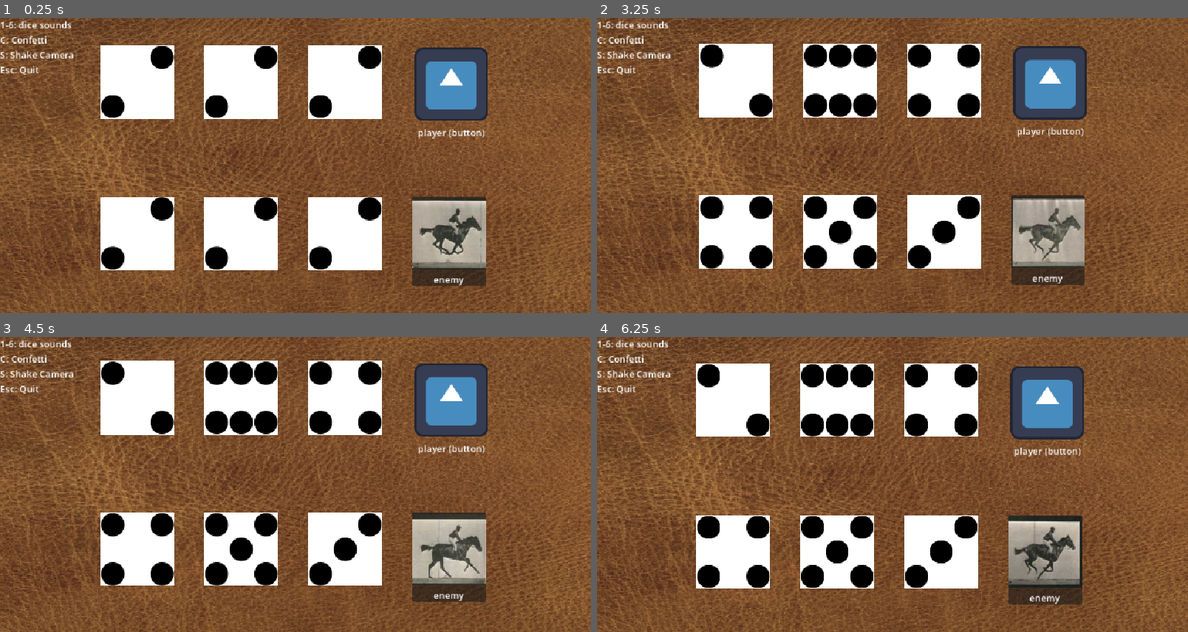
Above: before the commit, frames 1-4 (two rows, left to right).
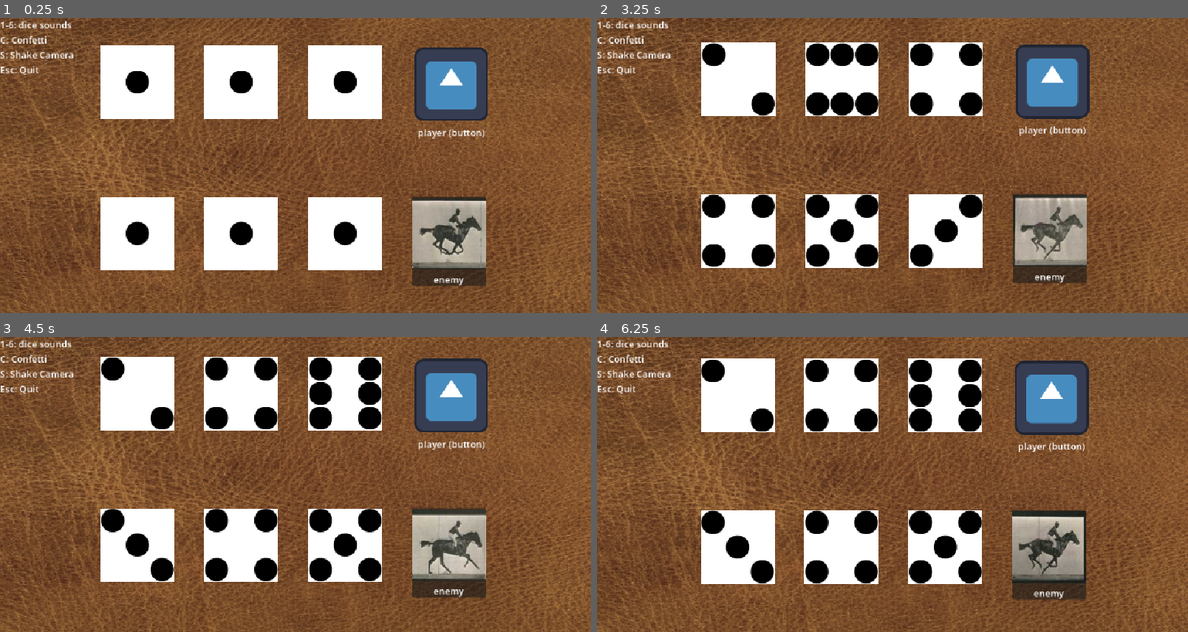
Above: after the commit, the same moments.

Repository: Alessandr-0/dice_game_demo
Game: Godot game, scene res://scenes/root.tscn
The game is run twice, just before and just after one commit, with the same random seed, the same clock (stepped at 60 frames per second) and the same inputs. The engine's default icon, where the game draws it, is replaced by a stand-in: a white triangle on a blue panel in a dark square.
Inputs (mouse positions are in pixels of both pictures, inside the frame that each line leads up to):
- Up to frame 1 (0.25 s): no input
- Up to frame 2 (3.25 s): click (1046, 82) at 0.5 s; click (1046, 82) at 1.25 s; click (1046, 82) at 2 s; move the mouse to (1022, 150) at 2.77 s; tap D (test_d) at 2.85 s; tap S (test_s) at 3.05 s
- Up to frame 3 (4.5 s): move the mouse to (177, 499) at 3.52 s; tap S (test_s) at 3.6 s; tap D (test_d) at 3.8 s; move the mouse to (354, 419) at 4.27 s; tap 1 (test_01) at 4.35 s
- Up to frame 4 (6.25 s): tap S (test_s) at 4.55, 6.05 s; move the mouse to (862, 543) at 5.02 s; tap 2 (test_02) at 5.1 s; tap D (test_d) at 5.3 s; move the mouse to (1069, 528) at 5.77 s; tap 3 (test_03) at 5.85 s

The runs differ from the first frame. In frame 1, 4.7% of the frame differs, in the area x 17-65%, y 9-86%; in frame 2, 16%; in frame 3, 20%; in frame 4, 24%, in the area x 0-100%, y 0-100%.

Commit message:
Coding
collect, sort and win conditions

Diff:
--- a/dicedemo/scenes/root.tscn
+++ b/dicedemo/scenes/root.tscn
@@ -119,15 +119,12 @@
 
 [node name="dice1" parent="CenterContainer/VBoxContainer/Row_1" unique_id=2027024641 instance=ExtResource("1_twpsu")]
 layout_mode = 2
-current_dice_result = 2
 
 [node name="dice2" parent="CenterContainer/VBoxContainer/Row_1" unique_id=622073147 instance=ExtResource("1_twpsu")]
 layout_mode = 2
-current_dice_result = 2
 
 [node name="dice3" parent="CenterContainer/VBoxContainer/Row_1" unique_id=1588113440 instance=ExtResource("1_twpsu")]
 layout_mode = 2
-current_dice_result = 2
 
 [node name="VBoxContainer" type="VBoxContainer" parent="CenterContainer/VBoxContainer/Row_1" unique_id=1801490196]
 layout_mode = 2
@@ -149,15 +146,12 @@
 
 [node name="dice4" parent="CenterContainer/VBoxContainer/Row_2" unique_id=1215050839 instance=ExtResource("1_twpsu")]
 layout_mode = 2
-current_dice_result = 2
 
 [node name="dice5" parent="CenterContainer/VBoxContainer/Row_2" unique_id=656347977 instance=ExtResource("1_twpsu")]
 layout_mode = 2
-current_dice_result = 2
 
 [node name="dice6" parent="CenterContainer/VBoxContainer/Row_2" unique_id=306961036 instance=ExtResource("1_twpsu")]
 layout_mode = 2
-current_dice_result = 2
 
 [node name="PanelContainer" type="PanelContainer" parent="CenterContainer/VBoxContainer/Row_2" unique_id=1002493943]
 custom_minimum_size = Vector2(128, 128)
--- a/dicedemo/scripts/button_juice.gd
+++ b/dicedemo/scripts/button_juice.gd
@@ -9,9 +9,9 @@
 
 
 func _ready() -> void:
-	# set pivot to bottom center
-	# TODO: uitzoeken hoe die offset werkt
-	pivot_offset = size + Vector2(0.5, 1.0)
+	# set pivot to middle (Godot 4.7!)
+	offset_transform_enabled = true
+	pivot_offset_ratio = Vector2(0.5, 0.5)
 
 	mouse_entered.connect(_on_mouse_entered)
 	mouse_exited.connect(_on_mouse_exited)
@@ -34,7 +34,7 @@
 func _on_button_down():
 	# kill the tween to prevent bugs
 	if tweeny: tweeny.kill()
-	scale = Vector2(0.9, 0.7)
+	scale = Vector2(0.8, 0.8)
 	SignalBus.si_any_button_was_pressed.emit()
 
 # When the butten isn't pressed anymore
--- a/dicedemo/scripts/dice_roll.gd
+++ b/dicedemo/scripts/dice_roll.gd
@@ -1,6 +1,6 @@
 extends Control
 
-@export var current_dice_result: int = 1
+@export var dice_result: int = 1
 
 var mat
 var random_value
@@ -13,7 +13,7 @@
 	SignalBus.connect("si_dice_rolled", _dice_roll)
 
 func _process(_delta) -> void:
-	mat.set_shader_parameter("value", current_dice_result)
+	mat.set_shader_parameter("value", dice_result)
 
 
 ## TESTING: Use keyboard input only for playtesting and debugging
@@ -27,7 +27,7 @@
 	randomize()
 	random_value = randi_range(1,6)
 	await get_tree().create_timer(0.5).timeout
-	current_dice_result = random_value
+	dice_result = random_value
 	_rotate_dice()
 
 
--- a/dicedemo/scripts/game_master.gd
+++ b/dicedemo/scripts/game_master.gd
@@ -9,7 +9,8 @@
 @export var dice_6: Control
 @export var confetti: CanvasLayer
 
-var my_defined_array: Array
+var player_array: Array[int]
+var enemy_array: Array[int]
 var my_collected_array: Array
 var my_sorted_array: Array
 
@@ -28,9 +29,11 @@
 ## TESTING: Use keyboard input only for playtesting and debugging
 func _input(_event: InputEvent) -> void:
 	if Input.is_action_just_pressed("test_d"):
-		_define_arrays()
+		_fill_player_array()
+		_fill_enemy_array()
 	if Input.is_action_just_pressed("test_s"):
-		camera_effect(2.0, 5.0)
+		camera_effect(1.0, 2.0)
+		_comparing_values_and_scoring()
 	if Input.is_action_just_pressed("test_c"):
 		if not confetti.visible:
 			_confetti()
@@ -42,29 +45,100 @@
 		get_tree().quit.call_deferred()
 
 
-## TODO: deze moet dus een arg uitspuwen dus niet void
-func _define_arrays() -> Array:
-	my_defined_array = [1,2,3]
-	print(my_defined_array)
-	_collecting_values()
-	return my_defined_array
+## CAUTION: als het maar werkt voor nu
+func _fill_player_array() -> Array:
+	player_array = [dice_1.dice_result,dice_2.dice_result,dice_3.dice_result]
+	print("unsorted P: ", player_array)
+	_sort_player_array()
+	return player_array
+
+func _fill_enemy_array() -> Array:
+	enemy_array = [dice_4.dice_result,dice_5.dice_result,dice_6.dice_result]
+	print("unsorted E: ", enemy_array)
+	_sort_enemy_array()
+	return enemy_array
 
 
-func _collecting_values() -> Array:
-	my_collected_array = my_defined_array + [4,5,4]
-	print(my_collected_array)
-	_sorting_values()
-	return my_collected_array
+func _sort_player_array() -> Array:
+	player_array.sort()
+	print("sorted P: ", player_array)
+	var p1 = player_array.get(0)
+	var p2 = player_array.get(1)
+	var p3 = player_array.get(2)
+	dice_1.dice_result = p1
+	dice_2.dice_result = p2
+	dice_3.dice_result = p3
+	return player_array
 
-
-func _sorting_values() -> Array:
-	my_sorted_array = my_collected_array + [3,2,1]
-	print(my_sorted_array)
-	return my_sorted_array
+func _sort_enemy_array() -> Array:
+	enemy_array.sort()
+	print("sorted E: ", enemy_array)
+	var e1 = enemy_array.get(0)
+	var e2 = enemy_array.get(1)
+	var e3 = enemy_array.get(2)
+	dice_4.dice_result = e1
+	dice_5.dice_result = e2
+	dice_6.dice_result = e3
+	return enemy_array
 
 
 func _comparing_values_and_scoring():
-	pass
+	var player_1 = player_array.get(0)
+	print("p#1 ", player_1)
+	var player_2 = player_array.get(1)
+	print("p#2 ", player_2)
+	var player_3 = player_array.get(2)
+	print("p#3 ", player_3)
+	var enemy_1 = enemy_array.get(0)
+	print("e#1 ", enemy_1)
+	var enemy_2 = enemy_array.get(1)
+	print("e#2 ", enemy_2)
+	var enemy_3 = enemy_array.get(2)
+	print("e#3 ", enemy_3)
+	var player_total_wins: int = 0
+	var enemy_total_wins: int = 0
+	if player_1 > enemy_1:
+		print("player 1 win")
+		player_total_wins += 1
+	elif player_1 < enemy_1:
+		print("enemy 1 win")
+		enemy_total_wins += 1
+	elif player_1 == enemy_1:
+		print("stalemate")
+	else:
+		print("wut??? (1)")
+
+	if player_2 > enemy_2:
+		print("player 2 win")
+		player_total_wins += 1
+	elif player_2 < enemy_2:
+		print("enemy 2 win")
+		enemy_total_wins += 1
+	elif player_2 == enemy_2:
+		print("stalemate")
+	else:
+		print("wut??? (2)")
+
+	if player_3 > enemy_3:
+		print("player 3 win")
+		player_total_wins += 1
+	elif player_3 < enemy_3:
+		print("enemy 3 win")
+		enemy_total_wins += 1
+	elif player_3 == enemy_3:
+		print("stalemate")
+	else:
+		print("wut??? (3)")
+
+	print("player wins: ", player_total_wins)
+	print("enemy wins: ", enemy_total_wins)
+	if player_total_wins > enemy_total_wins:
+		_confetti()
+	elif enemy_total_wins > player_total_wins:
+		camera_effect(3, 10)
+	else:
+		print("nope")
+		pass
 
 
 func _confetti() -> void:
Not shown, changed: README.md
